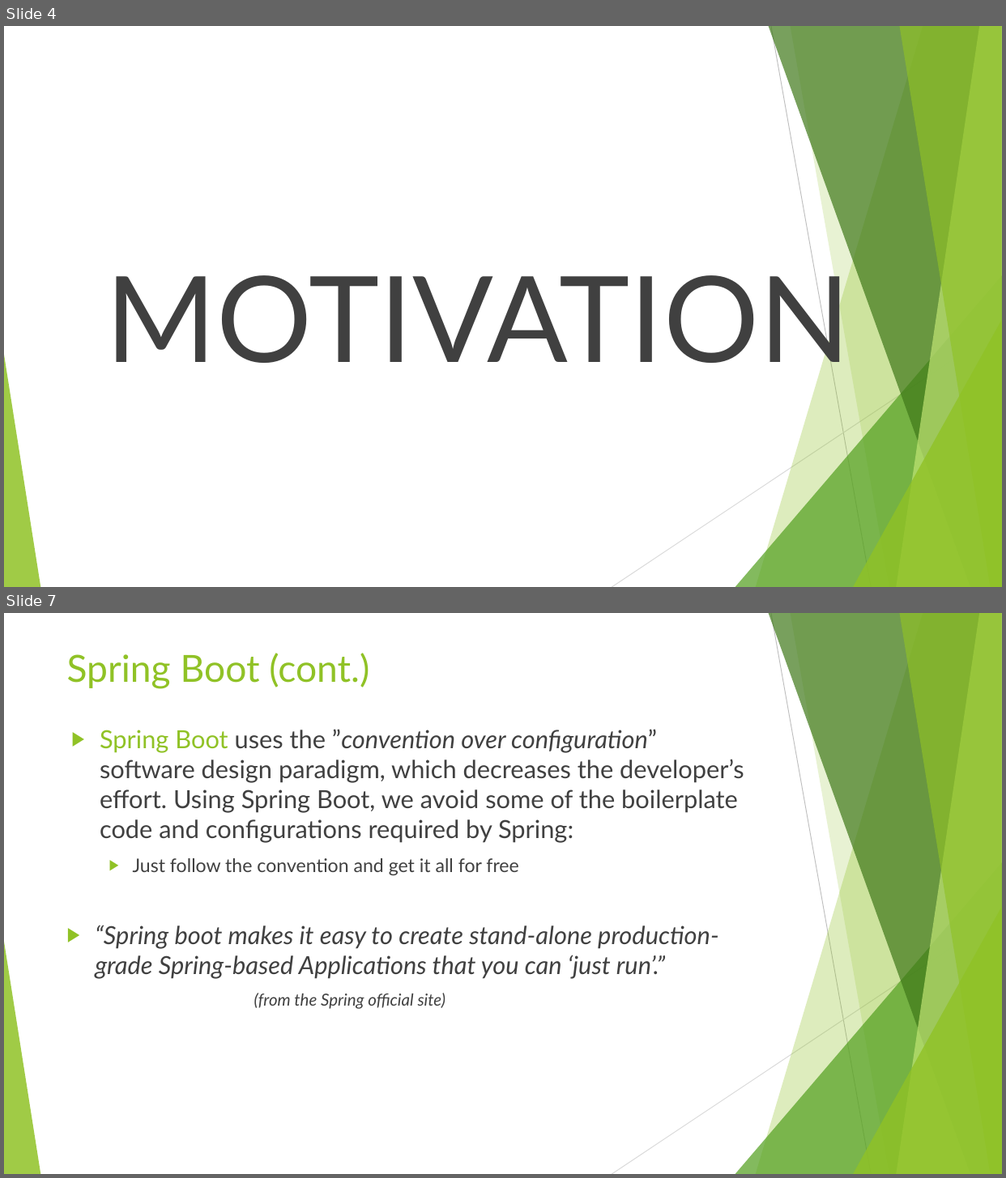
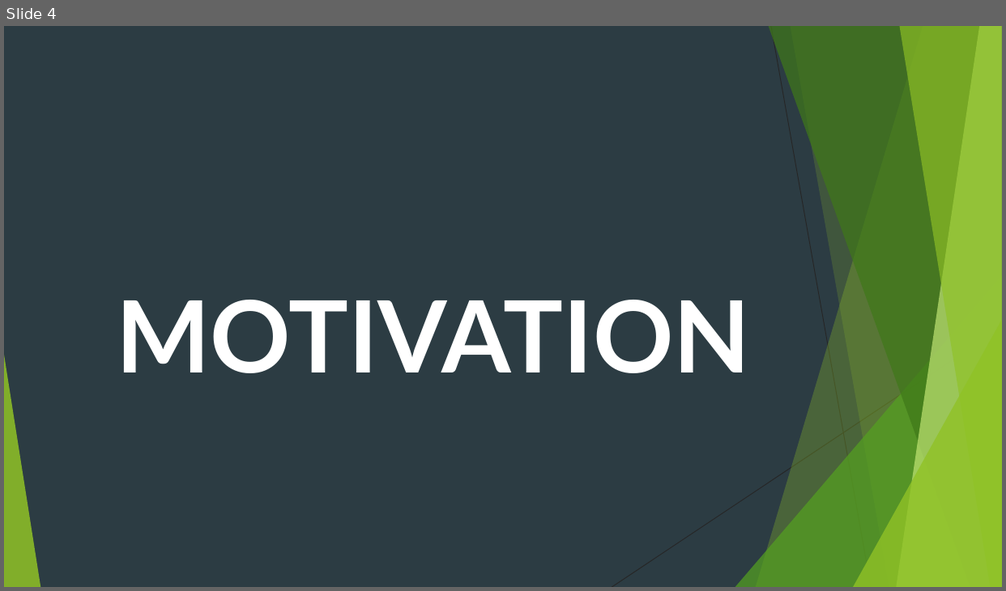
Before and after one commit to idanshal/sb-todo-app-tdp, a slide deck: course_data/presentations/practical_spring_boot_for_tdp.pptx. Shown one above the other, each under a label of ours: slides 4 and 7 before the commit, slide 4 after it; the slides between them are not shown. The pictures are 1006x1178 and 1006x591 pixels, drawn with LibreOffice and Linux fonts; fonts in the diff are those of the drawing. Boxes give left, top, right and bottom in pixels: in the first picture for what was removed or moved away, otherwise in the second. Text is boxed around its words. In the diff, an @@ line names an element or a change of style, - is before the commit and + after.

```diff
--- a/course_data/presentations/practical_spring_boot_for_tdp.pptx
+++ b/course_data/presentations/practical_spring_boot_for_tdp.pptx
@@ slide 7 removed at (4, 613, 1002, 1174), background #FFFFFF; not listed: 10 template elements that a slide beside it also shows @@
@@ title removed at (67, 653, 369, 689) @@
-Spring Boot (cont.)
@@ text removed at (95, 729, 744, 1009) @@
-▶ Spring Boot uses the ”convention over configuration” software design paradigm, which decreases the developer’s effort. Using Spring Boot, we avoid some of the boilerplate code and configurations required by Spring:
-  ▶ Just follow the convention and get it all for free
-▶ “Spring boot makes it easy to create stand-alone production-grade Spring-based Applications that you can ‘just run’.”
-  (from the Spring official site)
@@ slide 4 changed as well @@
@@ background #FFFFFF to #2C3C43 @@
@@ line (771, 26) - (871, 587): stroke #BFBFBF 0.75 pt to #262626 0.75 pt @@
@@ text "MOTIVATION": place and size @@
-text "MOTIVATION" at (106, 258, 850, 384)
+text "MOTIVATION" at (116, 300, 750, 373)
@@ text "MOTIVATION" at (116, 300, 750, 373): size 115 to 96 pt, text colour #404040 to #FFFFFF, bold on; alignment centre to left @@
@@ line (1002, 327) - (612, 587): stroke #D9D9D9 0.75 pt to #262626 0.75 pt @@
```
Also in this commit, not shown: 12 other slides changed.
